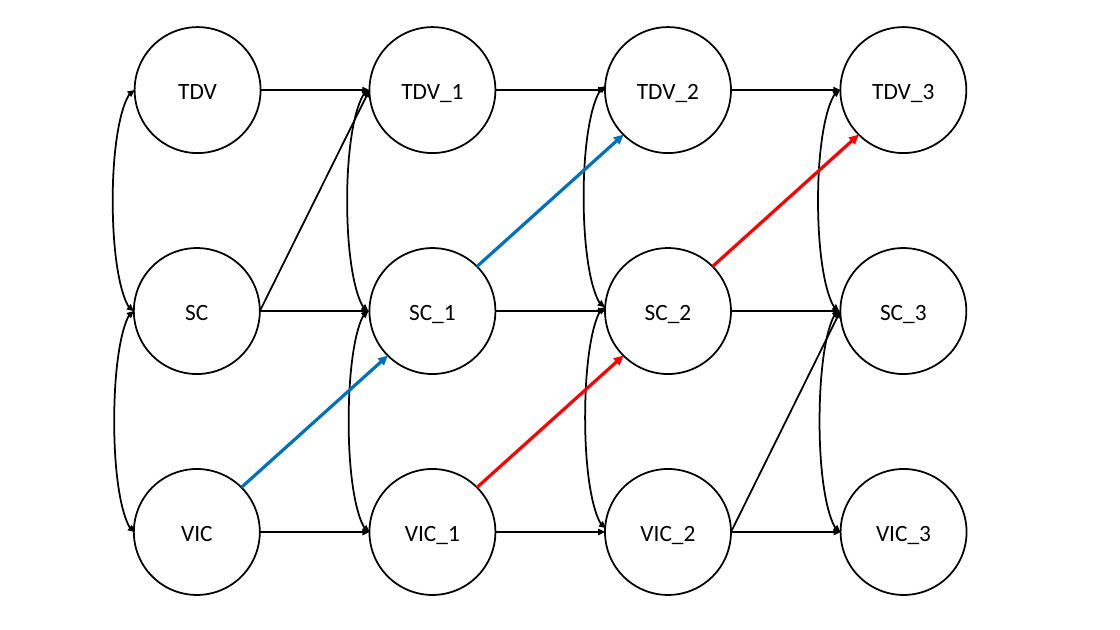
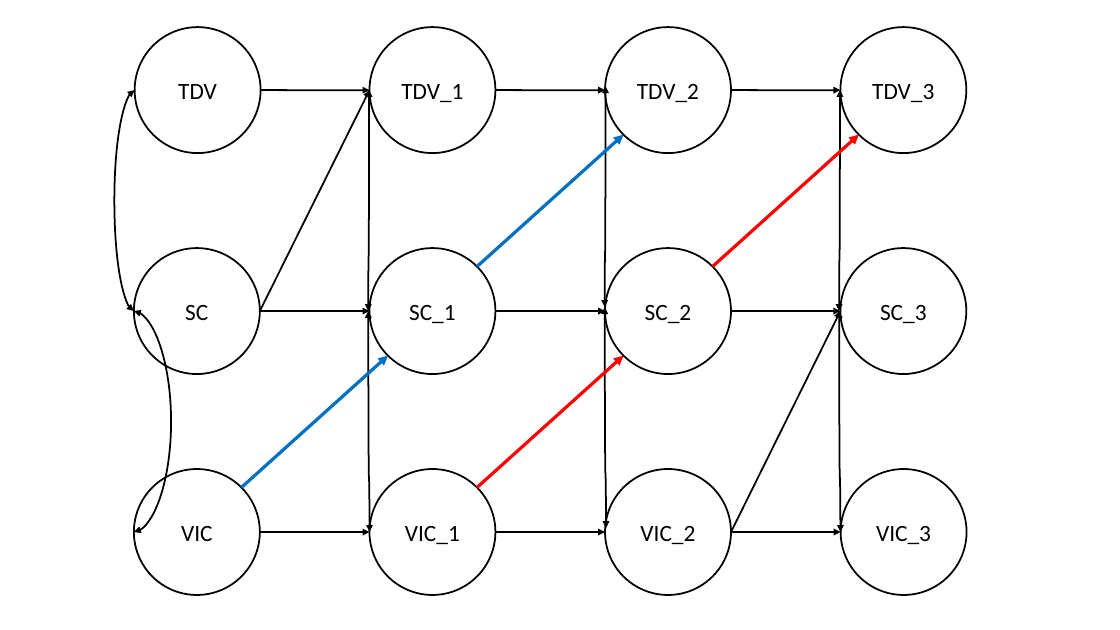
Before and after one commit to kylelang/lavaan-e-learning, a slide deck: slide 2 of 6_missing_data/latex/figures/latent_variable_path_diagrams.pptx. Drawn at 1120x630 pixels with LibreOffice and Linux fonts; fonts in the diff are those of the drawing. Boxes give left, top, right and bottom in pixels: in the first picture for what was removed or moved away, otherwise in the second. Text is boxed around its words. In the diff, an @@ line names an element or a change of style, - is before the commit and + after.

```diff
--- a/6_missing_data/latex/figures/latent_variable_path_diagrams.pptx
+++ b/6_missing_data/latex/figures/latent_variable_path_diagrams.pptx
@@ curved double arrow (605, 308) - (606, 87): route changed @@
@@ curved double arrow (134, 311) - (134, 90): route changed @@
@@ curved double arrow (368, 311) - (369, 90): route changed @@
@@ curved double arrow (839, 311) - (840, 90): route changed @@
@@ curved double arrow (134, 532) - (134, 311): route changed @@
@@ curved double arrow (370, 532) - (368, 311): route changed @@
@@ curved double arrow (606, 528) - (605, 308): route changed @@
@@ curved double arrow (840, 532) - (839, 311): route changed @@
```
Also in this commit, not shown: 1 other slide changed, 24 other files.
